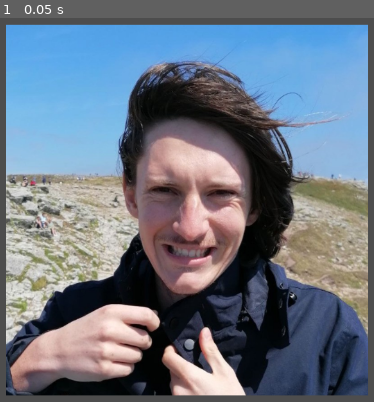
Above: before the commit, frame 1.
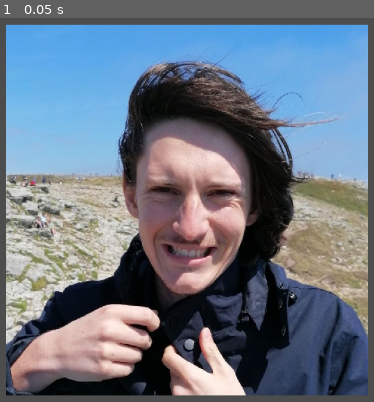
Above: after the commit, the same moment.

Repository: Difio3333/imnotarobot
Game: Godot game, scene res://world/World.tscn
The game is run twice, just before and just after one commit, with the same random seed, the same clock (stepped at 60 frames per second) and the same inputs.
Inputs:
- Up to frame 1 (0.05 s): no input

The runs differ from the first frame. In frame 1, less than 0.1% of the frame differs, in the area x 2-83%, y 13-98%.

Commit message:
spruite stuff
spite stuf

Diff:
--- a/project.godot
+++ b/project.godot
@@ -18,3 +18,7 @@
 [autoload]
 
 Messenger="*res://globals/Messenger.gd"
+
+[rendering]
+
+textures/canvas_textures/default_texture_filter=0
--- /dev/null
+++ b/scenes/robot_sus.tscn
@@ -0,0 +1,51 @@
+[gd_scene load_steps=5 format=3 uid="uid://drxtb1ddvnw7y"]
+
+[ext_resource type="Texture2D" uid="uid://74ejbv84uyky" path="res://assets/inar_spritesheet_robot_sus_00.png" id="1_hgnue"]
+
+[sub_resource type="Animation" id="Animation_b18ww"]
+resource_name = "robot_sus"
+length = 2.03
+step = 0.07
+tracks/0/type = "value"
+tracks/0/imported = false
+tracks/0/enabled = true
+tracks/0/path = NodePath(".:frame")
+tracks/0/interp = 1
+tracks/0/loop_wrap = true
+tracks/0/keys = {
+"times": PackedFloat32Array(0, 0.07, 0.14, 0.21, 0.28, 0.35, 0.42, 0.49, 0.56, 0.63, 0.7, 0.77, 0.84, 0.91, 0.98, 1.05, 1.12, 1.19, 1.26, 1.33, 1.4, 1.47, 1.54, 1.61, 1.68, 1.75, 1.82, 1.89, 1.96),
+"transitions": PackedFloat32Array(1, 1, 1, 1, 1, 1, 1, 1, 1, 1, 1, 1, 1, 1, 1, 1, 1, 1, 1, 1, 1, 1, 1, 1, 1, 1, 1, 1, 1),
+"update": 1,
+"values": [0, 1, 2, 3, 4, 5, 6, 7, 8, 9, 10, 11, 12, 13, 14, 15, 16, 17, 18, 19, 20, 21, 22, 23, 24, 25, 26, 27, 28]
+}
+
+[sub_resource type="Animation" id="Animation_hd7da"]
+length = 0.001
+tracks/0/type = "value"
+tracks/0/imported = false
+tracks/0/enabled = true
+tracks/0/path = NodePath(".:frame")
+tracks/0/interp = 1
+tracks/0/loop_wrap = true
+tracks/0/keys = {
+"times": PackedFloat32Array(0),
+"transitions": PackedFloat32Array(1),
+"update": 1,
+"values": [0]
+}
+
+[sub_resource type="AnimationLibrary" id="AnimationLibrary_od4ir"]
+_data = {
+"RESET": SubResource("Animation_hd7da"),
+"robot_sus": SubResource("Animation_b18ww")
+}
+
+[node name="Sprite2D" type="Sprite2D"]
+texture = ExtResource("1_hgnue")
+hframes = 30
+
+[node name="AnimationPlayer" type="AnimationPlayer" parent="."]
+libraries = {
+"": SubResource("AnimationLibrary_od4ir")
+}
+autoplay = "robot_sus"
Binary file added: assets/inar_spritesheet_robot_sus_00.png
Not shown, added: assets/inar_spritesheet_robot_sus_00.png.import
